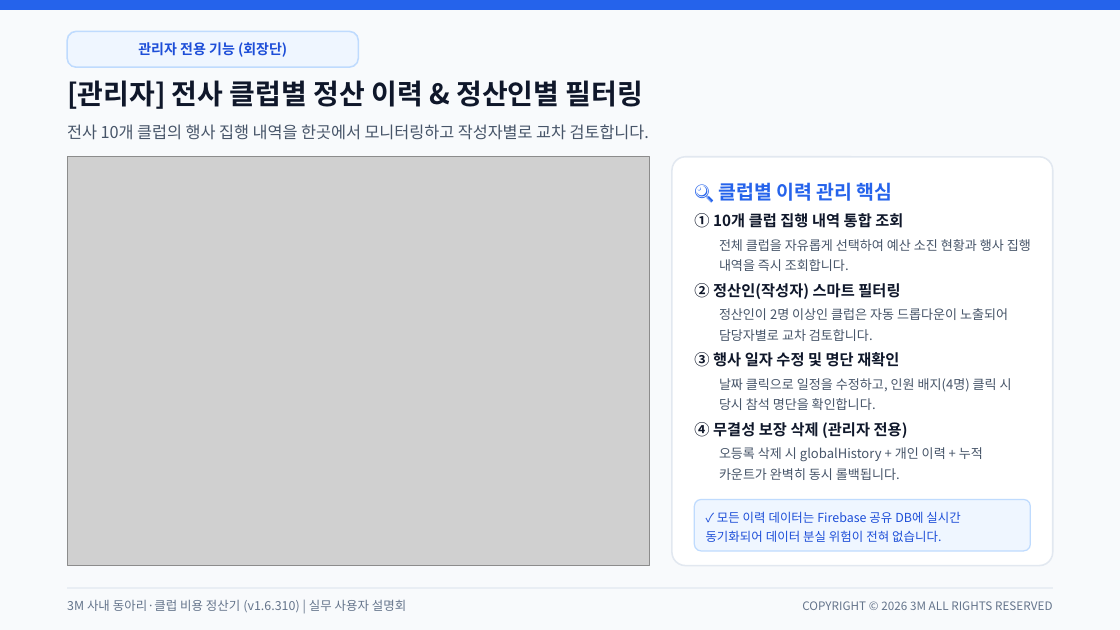
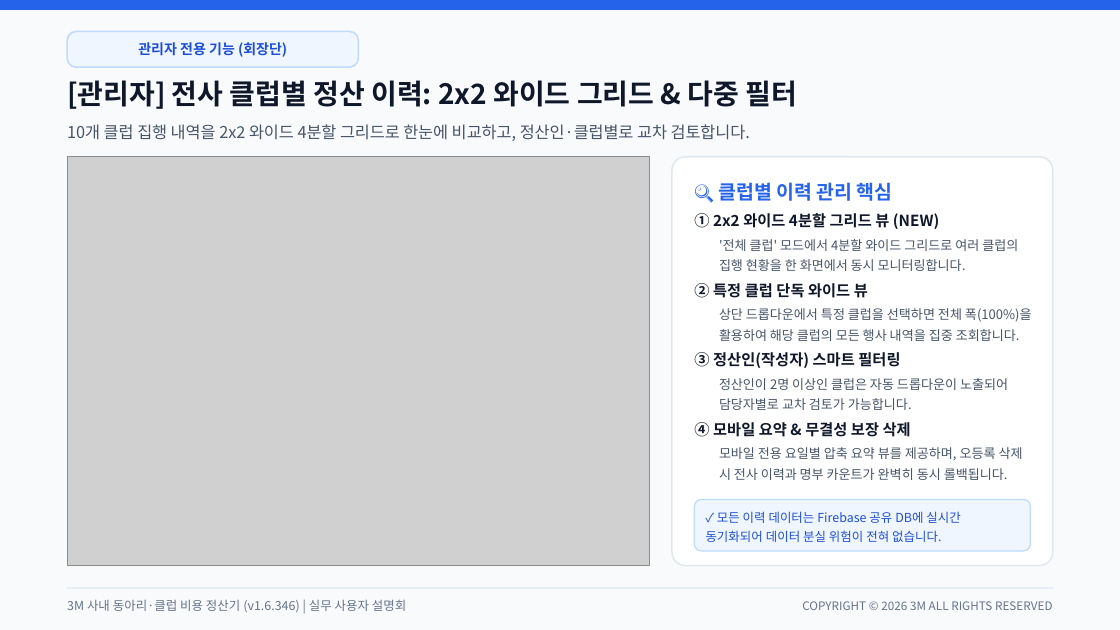
Before and after one commit to gochujangs33-dot/Club-expense, a slide deck: slide 9 of 3M_사내_클럽_비용_정산_시스템_사용_설명회.pptx. Drawn at 1120x630 pixels with LibreOffice and Linux fonts; fonts in the diff are those of the drawing; grey boxes stand for pictures. Boxes give left, top, right and bottom in pixels: in the first picture for what was removed or moved away, otherwise in the second. Text is boxed around its words. In the diff, an @@ line names an element or a change of style, - is before the commit and + after.

Commit message:
docs: 최신 v1.6.346 정식 배포 기준 사용자 설명회 발표자료(PPTX) 업데이트

```diff
--- a/3M_사내_클럽_비용_정산_시스템_사용_설명회.pptx
+++ b/3M_사내_클럽_비용_정산_시스템_사용_설명회.pptx
@@ text at (67, 80, 798, 109): text changed @@
-[관리자] 전사 클럽별 정산 이력 & 정산인별 필터링
+[관리자] 전사 클럽별 정산 이력: 2x2 와이드 그리드 & 다중 필터
@@ text at (67, 124, 750, 141): text changed @@
-전사 10개 클럽의 행사 집행 내역을 한곳에서 모니터링하고 작성자별로 교차 검토합니다.
+10개 클럽 집행 내역을 2x2 와이드 4분할 그리드로 한눈에 비교하고, 정산인·클럽별로 교차 검토합니다.
@@ text at (694, 213, 939, 229): text changed @@
-① 10개 클럽 집행 내역 통합 조회
+① 2x2 와이드 4분할 그리드 뷰 (NEW)
@@ text at (719, 239, 1018, 271): text changed @@
-전체 클럽을 자유롭게 선택하여 예산 소진 현황과 행사 집행 내역을 즉시 조회합니다.
+'전체 클럽' 모드에서 4분할 와이드 그리드로 여러 클럽의 집행 현황을 한 화면에서 동시 모니터링합니다.
@@ text at (694, 280, 868, 300): text changed @@
-② 정산인(작성자) 스마트 필터링
+② 특정 클럽 단독 와이드 뷰
@@ text added at (719, 308, 1032, 341), 8.4 pt, text #475569 @@
+상단 드롭다운에서 특정 클럽을 선택하면 전체 폭(100%)을 활용하여 해당 클럽의 모든 행사 내역을 집중 조회합니다.
@@ text at (694, 352, 900, 368): text changed @@
-③ 행사 일자 수정 및 명단 재확인
+③ 정산인(작성자) 스마트 필터링
@@ text at (719, 378, 1008, 410): text changed @@
-정산인이 2명 이상인 클럽은 자동 드롭다운이 노출되어 담당자별로 교차 검토합니다.
+정산인이 2명 이상인 클럽은 자동 드롭다운이 노출되어 담당자별로 교차 검토가 가능합니다.
@@ text removed at (719, 378, 1012, 410) @@
-날짜 클릭으로 일정을 수정하고, 인원 배지(4명) 클릭 시 당시 참석 명단을 확인합니다.
@@ text at (694, 422, 911, 437): text changed @@
-④ 무결성 보장 삭제 (관리자 전용)
+④ 모바일 요약 & 무결성 보장 삭제
@@ text at (719, 447, 1023, 480): text changed @@
-오등록 삭제 시 globalHistory + 개인 이력 + 누적 카운트가 완벽히 동시 롤백됩니다.
+모바일 전용 요일별 압축 요약 뷰를 제공하며, 오등록 삭제 시 전사 이력과 명부 카운트가 완벽히 동시 롤백됩니다.
@@ text at (67, 600, 406, 612): text changed @@
-3M 사내 동아리·클럽 비용 정산기 (v1.6.310) | 실무 사용자 설명회
+3M 사내 동아리·클럽 비용 정산기 (v1.6.346) | 실무 사용자 설명회
```
Also in this commit, not shown: 10 other slides changed, 17 other files.
